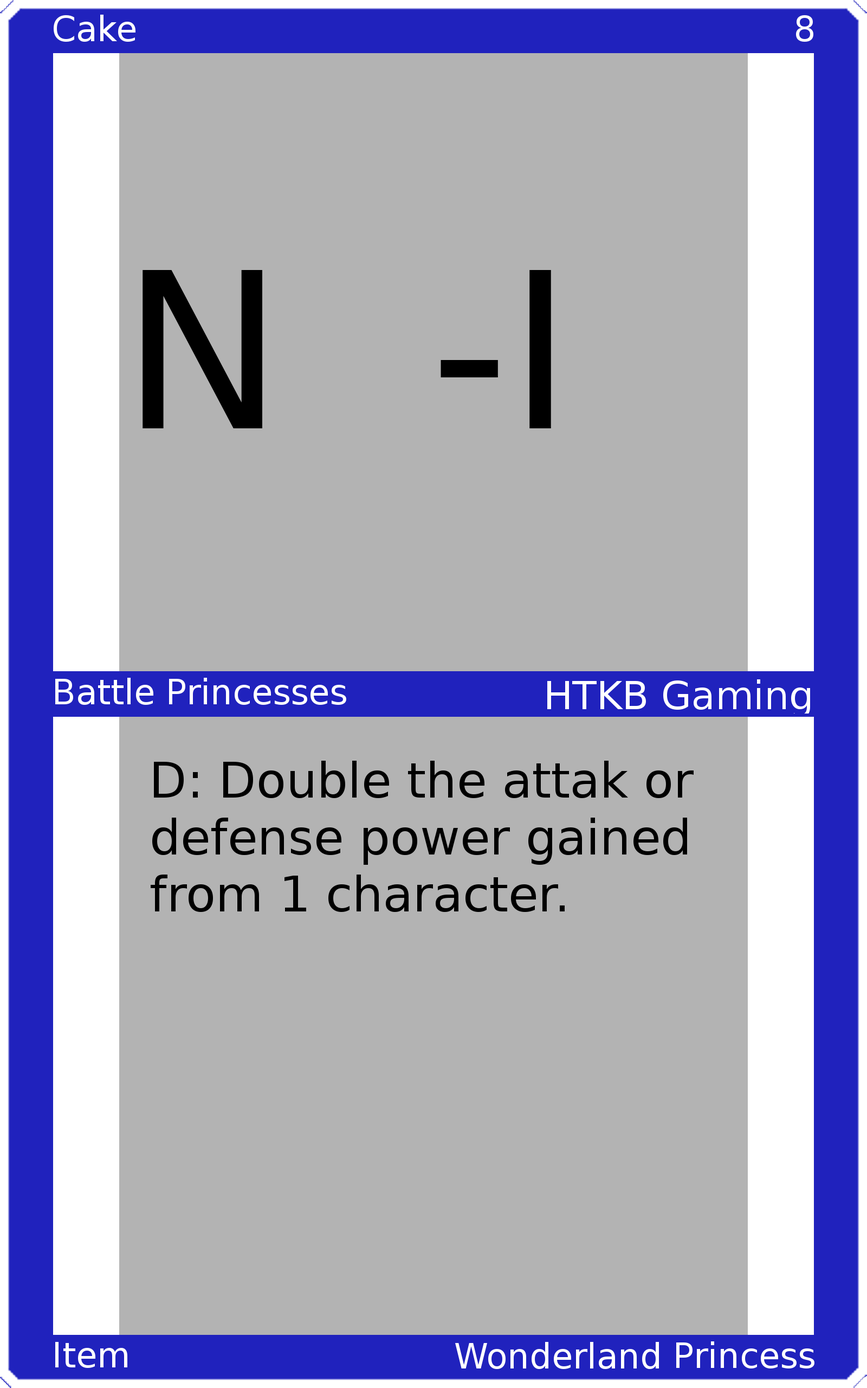
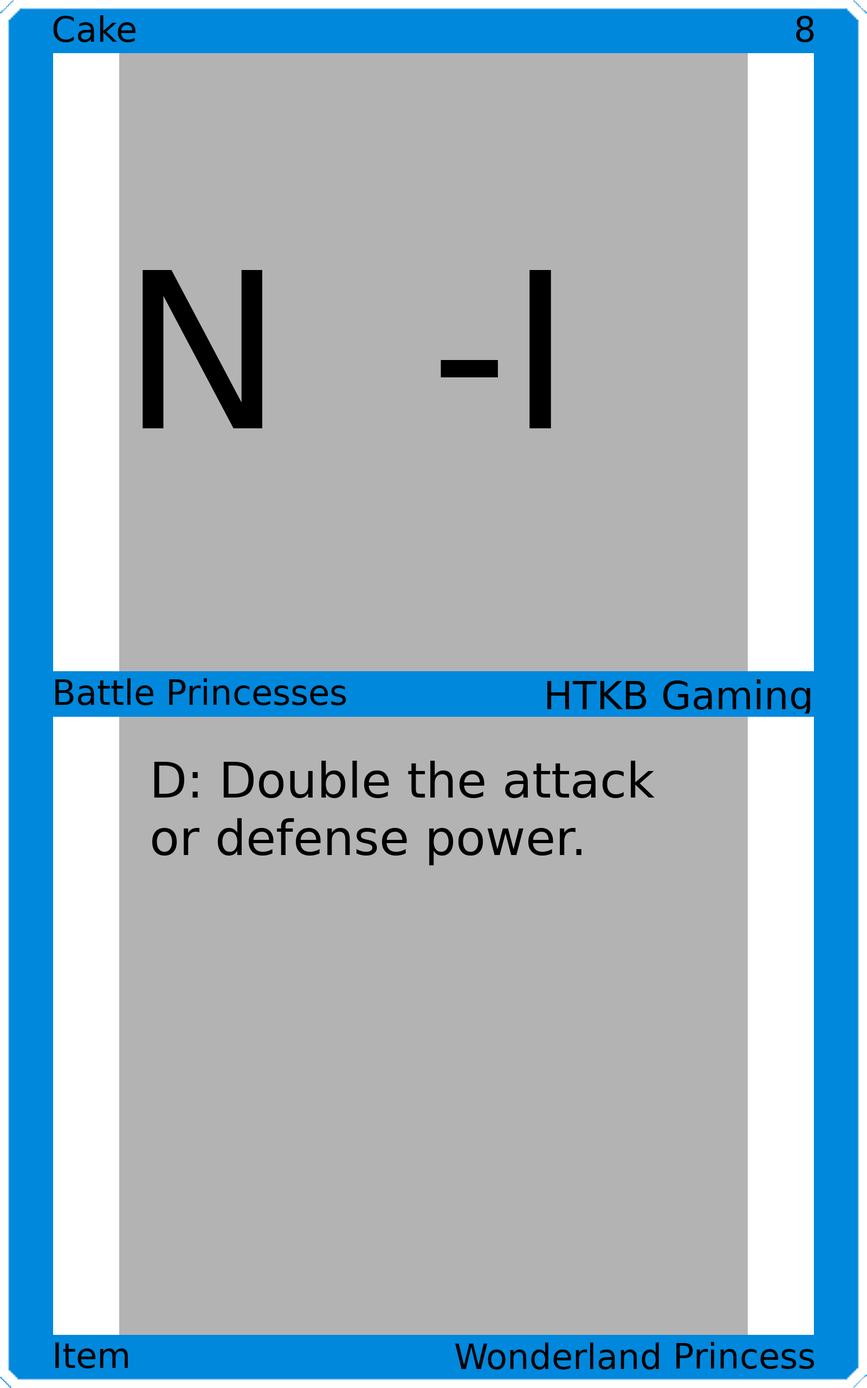
Revision of a layered 867px x 1388px image; what changed, layer by layer:
painted on "Upper Left" over [53, 14, 136, 43]
painted on "Upper Right" over [796, 15, 815, 43]
painted on "Mid Left" over [55, 677, 347, 706]
painted on "Mid Right" over [547, 679, 811, 714]
painted on "Card Text" over [150, 760, 694, 912]
painted on "Bottom Left" over [55, 1341, 128, 1369]
painted on "Bottom Right" over [455, 1340, 815, 1370]
painted on "Border" over [0, 0, 867, 1388]
